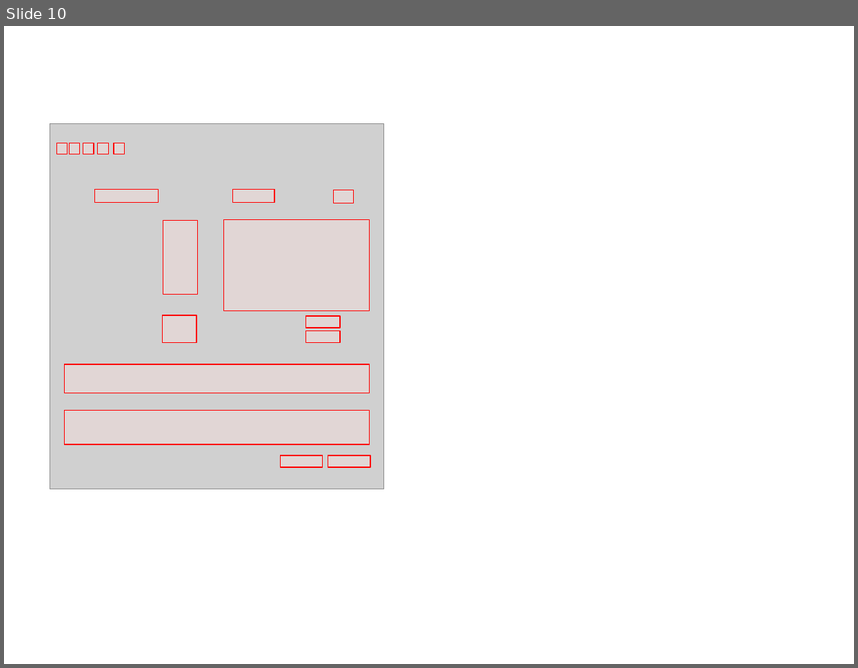
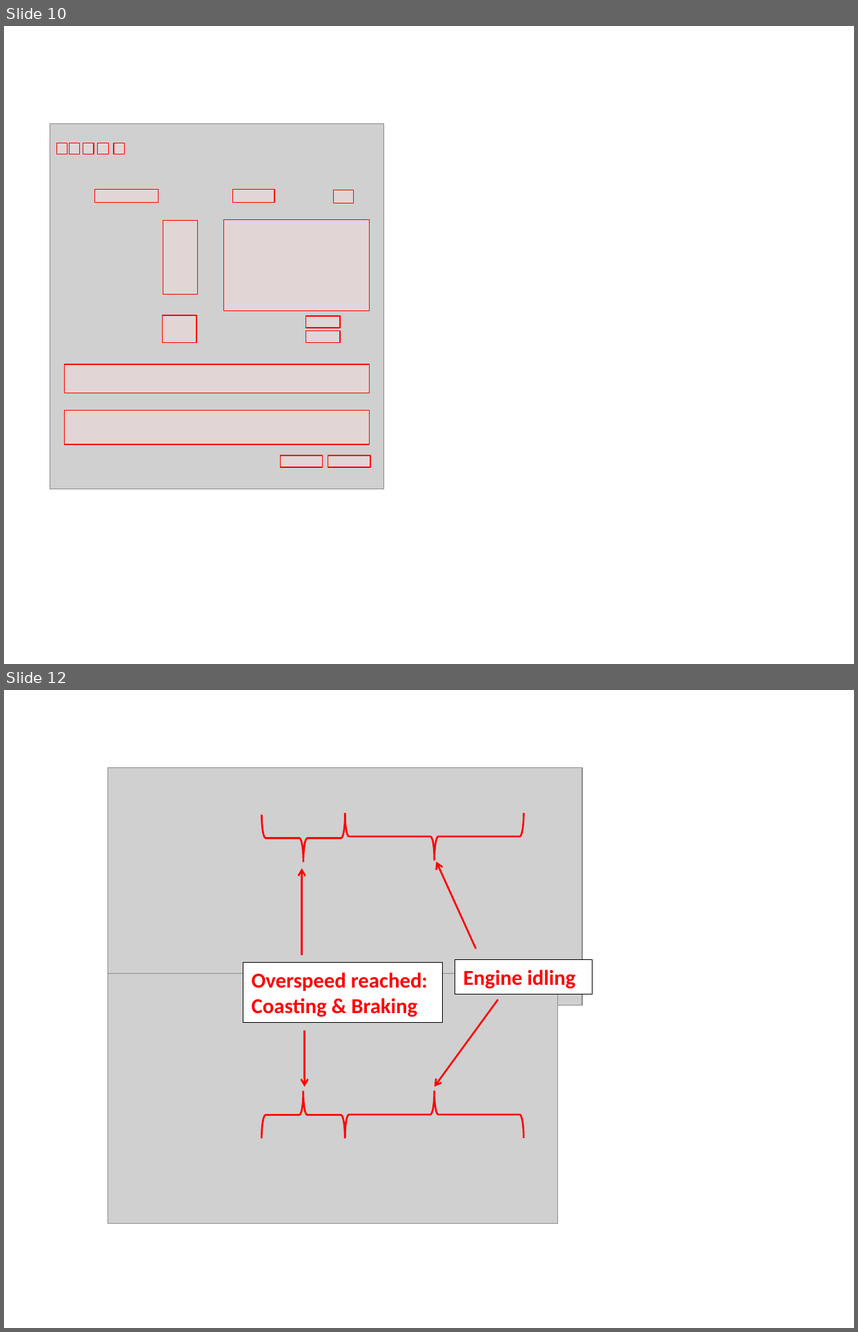
Before and after one commit to CLIMA-VECTO/vecto-sim, a slide deck: User Manual Source/material User Manual.pptx. Shown one above the other, each under a label of ours: slide 10 before the commit, slides 10 and 12 after it; the slides between them are not shown. The pictures are 858x668 and 858x1332 pixels, drawn with LibreOffice and Linux fonts; fonts in the diff are those of the drawing; grey boxes stand for pictures. Boxes give left, top, right and bottom in pixels: in the first picture for what was removed or moved away, otherwise in the second. Text is boxed around its words. In the diff, an @@ line names an element or a change of style, - is before the commit and + after.

Commit message:
- Updated User Manual - Added PicCoordLogger.exe (for User Manual development) - Updated Tabindices for F_GEN controls - Disabled distance correction for coasting to avoid engine leaving coasting operation

```diff
--- a/User Manual Source/material User Manual.pptx
+++ b/User Manual Source/material User Manual.pptx
@@ slide 12 added at (x1=4, y1=690, x2=854, y2=1328), background #FFFFFF @@
@@ picture added at (x1=107, y1=768, x2=582, y2=1005) @@
@@ right brace added at (x1=346, y1=813, x2=524, y2=860), outline #FF0000 1.5 pt @@
@@ right brace added at (x1=262, y1=814, x2=346, y2=861), outline #FF0000 1.5 pt @@
@@ arrow added from (301, 955) to (301, 869), #FF0000 1.5 pt @@
@@ arrow added from (476, 949) to (437, 862), #FF0000 1.5 pt @@
@@ picture added at (x1=107, y1=973, x2=557, y2=1223) @@
@@ rectangle added at (x1=243, y1=962, x2=441, y2=1023), fill #FFFFFF, outline #000000 0.75 pt, 18 pt, text #FF0000, bold @@
+Overspeed reached:
+Coasting & Braking
@@ rectangle added at (x1=455, y1=960, x2=593, y2=994), fill #FFFFFF, outline #000000 0.75 pt, 18 pt, text #FF0000, bold @@
+Engine idling
@@ arrow added from (498, 999) to (434, 1086), #FF0000 1.5 pt @@
@@ arrow added from (305, 1030) to (305, 1086), #FF0000 1.5 pt @@
@@ right brace added at (x1=262, y1=1092, x2=346, y2=1138), outline #FF0000 1.5 pt @@
@@ right brace added at (x1=346, y1=1091, x2=524, y2=1138), outline #FF0000 1.5 pt @@
```
Also in this commit, not shown: 1 slide changed, 7 other slides added, 1 slide removed, 37 other files.
